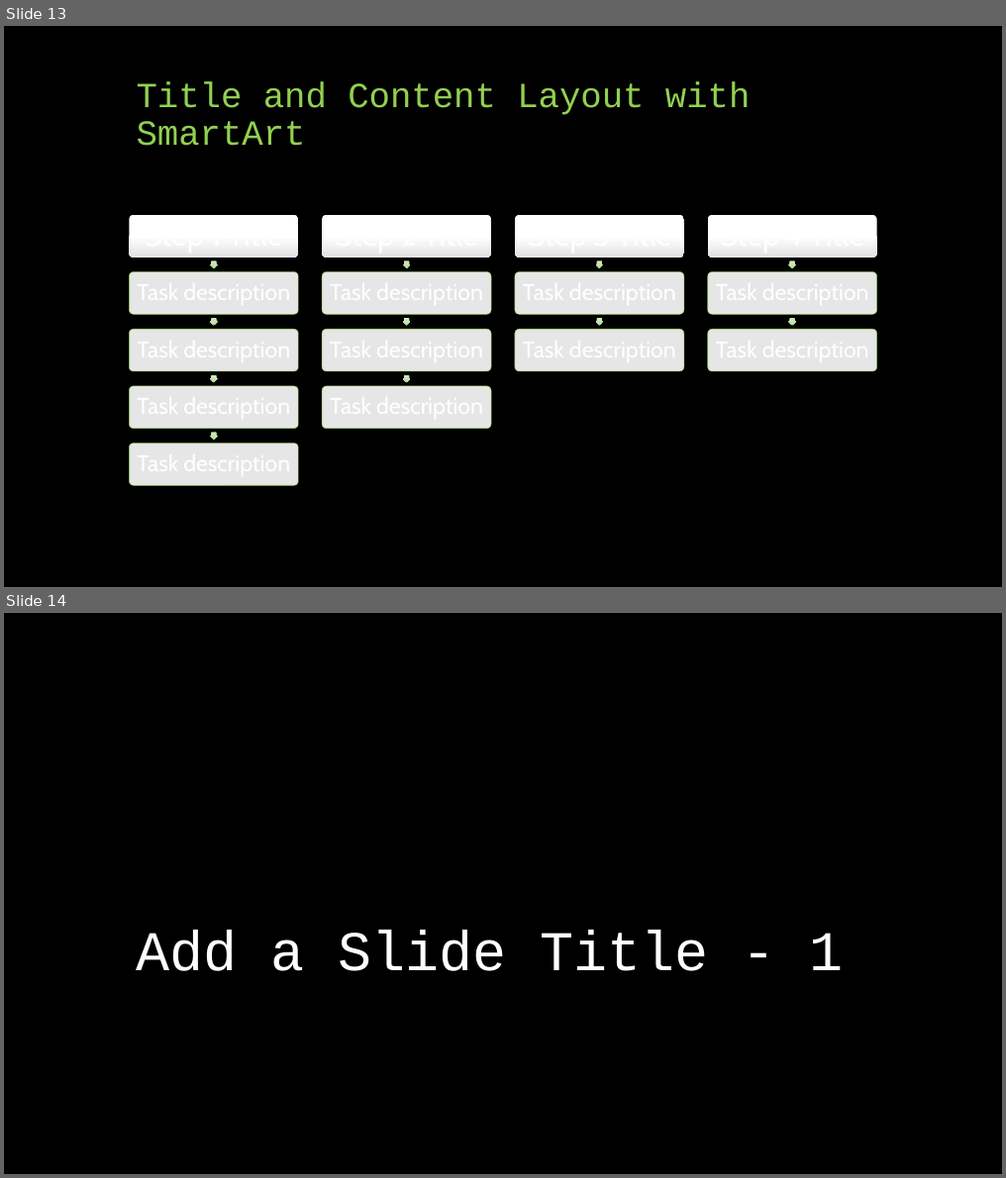
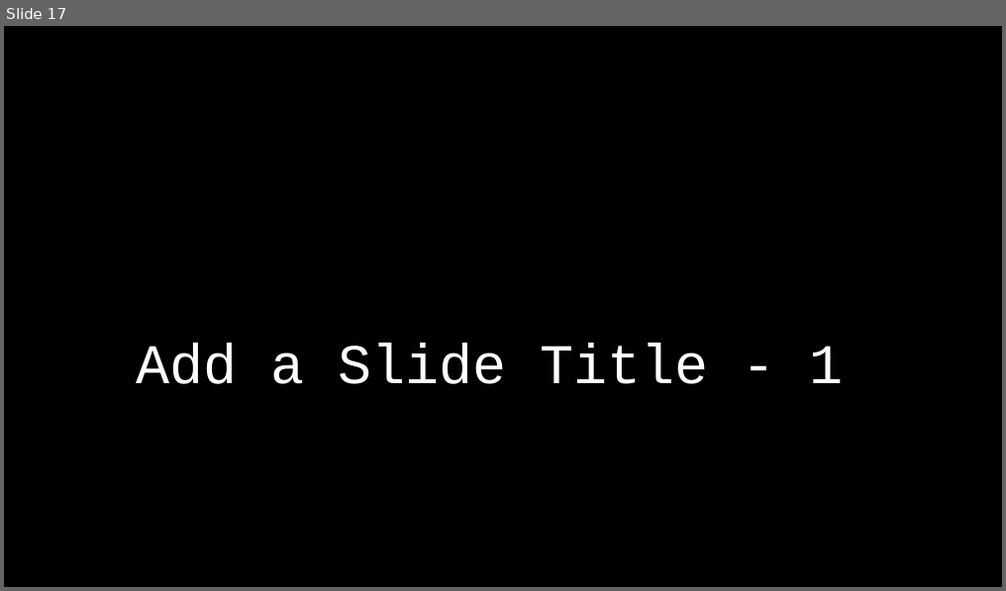
Before and after one commit to idowein/FPGA-image-interpolator, a slide deck: datasheets/Digital Zoom presentation.pptx. Shown one above the other, each under a label of ours: slides 13 and 14 before the commit, slide 17 after it. The pictures are 1006x1178 and 1006x591 pixels, drawn with LibreOffice and Linux fonts; fonts in the diff are those of the drawing. Boxes give left, top, right and bottom in pixels: in the first picture for what was removed or moved away, otherwise in the second. Text is boxed around its words. In the diff, an @@ line names an element or a change of style, - is before the commit and + after.

```diff
--- a/datasheets/Digital Zoom presentation.pptx
+++ b/datasheets/Digital Zoom presentation.pptx
@@ slide 13 removed at [4,26,1002,587], background #000000 @@
@@ title removed at [137,82,750,146] @@
-Title and Content Layout with SmartArt
@@ group removed at [129,215,877,486]: 15 rounded rectangles, 11 right arrows @@
@@ what was slide 14 is now slide 17 @@
```
Also in this commit, not shown: 6 slides changed, 6 slides added, 2 other slides removed, 5 other files.
